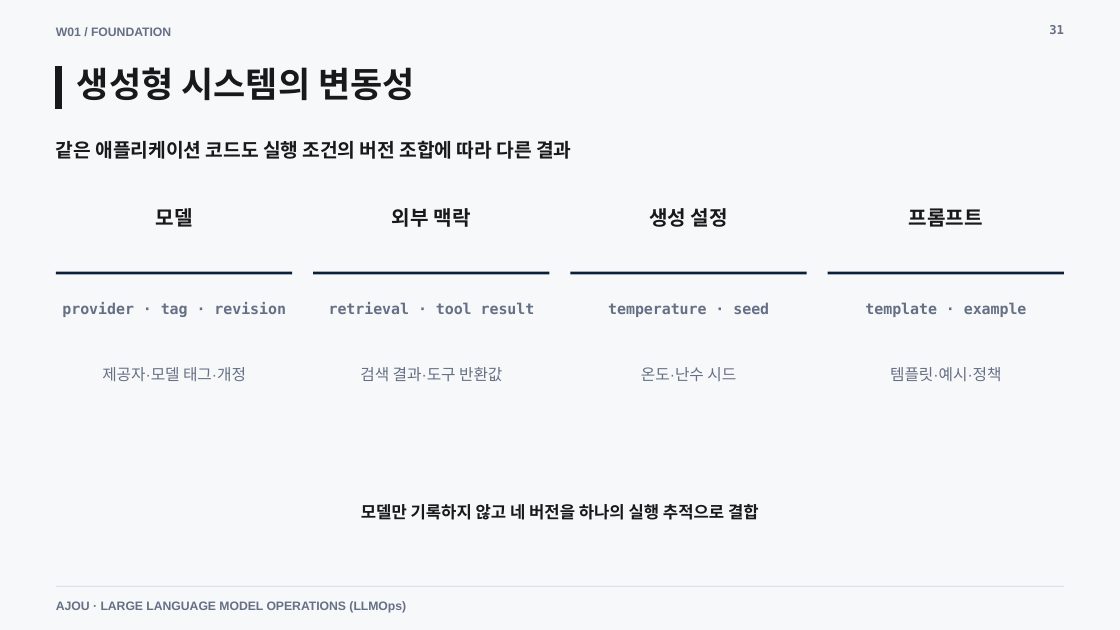
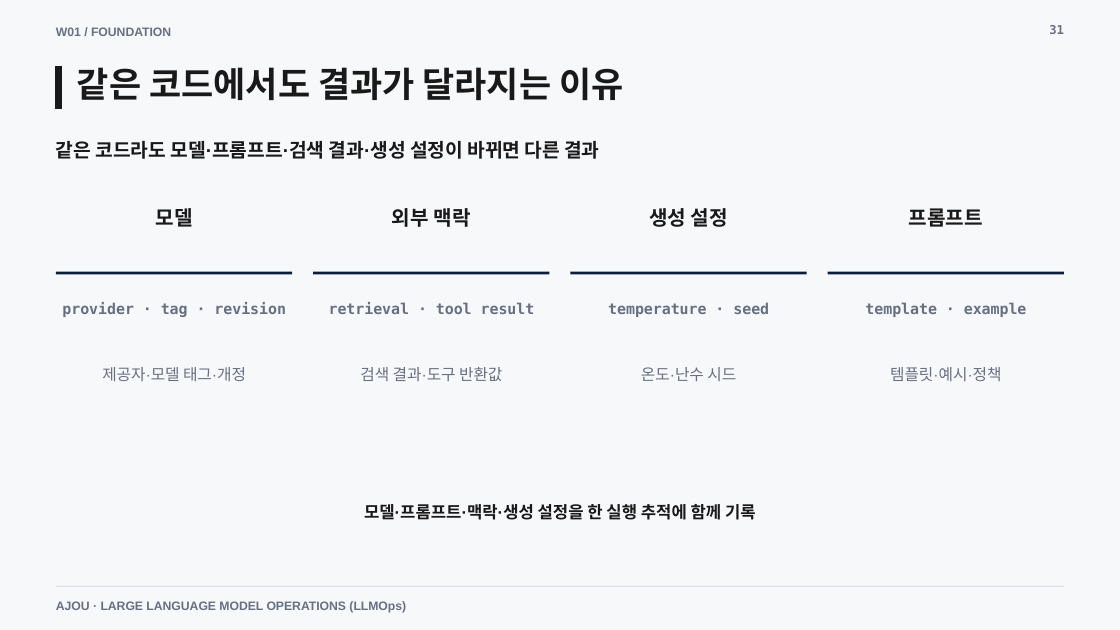
Before and after one commit to smilesjcha/llmops-16week, a slide deck: slide 31 of week01/lecture/01_week1_llmops_kickoff.pptx. Drawn at 1120x630 pixels with LibreOffice and Linux fonts; fonts in the diff are those of the drawing. Boxes give left, top, right and bottom in pixels: in the first picture for what was removed or moved away, otherwise in the second. Text is boxed around its words. In the diff, an @@ line names an element or a change of style, - is before the commit and + after.

```diff
--- a/week01/lecture/01_week1_llmops_kickoff.pptx
+++ b/week01/lecture/01_week1_llmops_kickoff.pptx
@@ text at <box>77,67,623,100</box>: text changed @@
-생성형 시스템의 변동성
+같은 코드에서도 결과가 달라지는 이유
@@ text at <box>56,141,599,159</box>: text changed @@
-같은 애플리케이션 코드도 실행 조건의 버전 조합에 따라 다른 결과
+같은 코드라도 모델·프롬프트·검색 결과·생성 설정이 바뀌면 다른 결과
@@ text at <box>364,504,756,520</box>: text changed @@
-모델만 기록하지 않고 네 버전을 하나의 실행 추적으로 결합
+모델·프롬프트·맥락·생성 설정을 한 실행 추적에 함께 기록
```
Also in this commit, not shown: 70 other slides changed, 13 other files.
